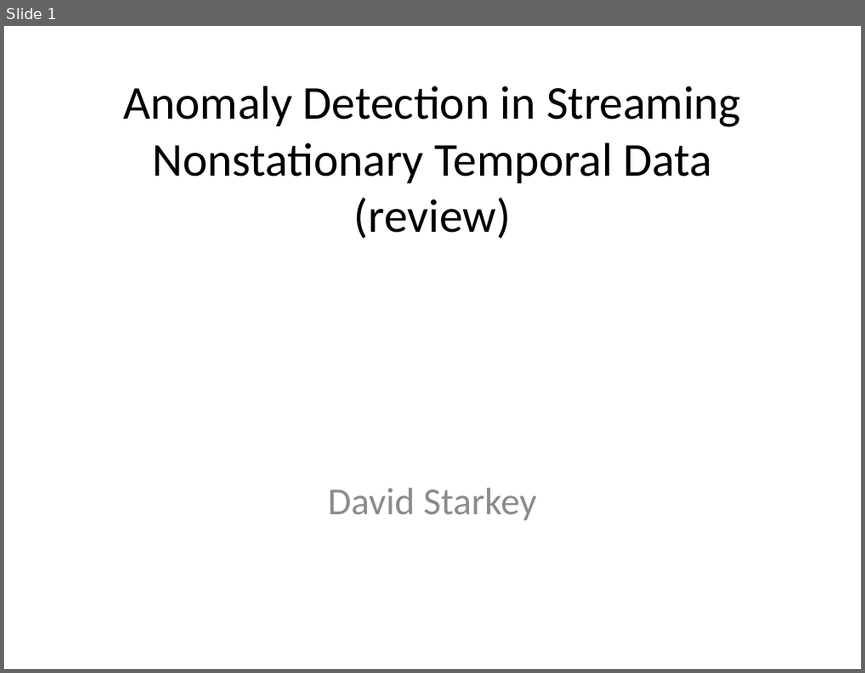
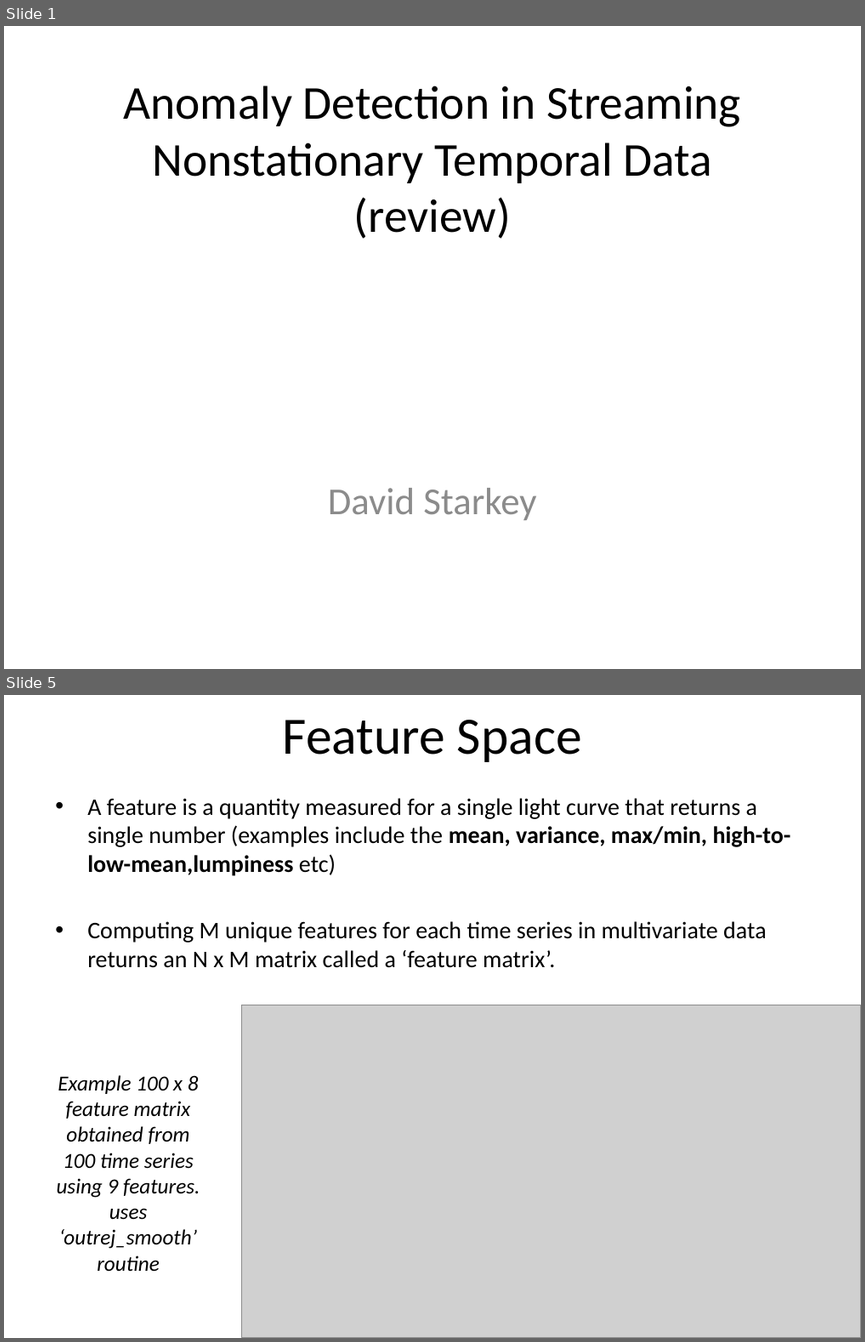
Before and after one commit to drds1/projects, a slide deck: outlier_detection/presentation_outlier_rejection.pptx. Shown one above the other, each under a label of ours: slide 1 before the commit, slides 1 and 5 after it; the slides between them are not shown. The pictures are 865x673 and 865x1342 pixels, drawn with LibreOffice and Linux fonts; fonts in the diff are those of the drawing; grey boxes stand for pictures. Boxes give left, top, right and bottom in pixels: in the first picture for what was removed or moved away, otherwise in the second. Text is boxed around its words. In the diff, an @@ line names an element or a change of style, - is before the commit and + after.

```diff
--- a/outlier_detection/presentation_outlier_rejection.pptx
+++ b/outlier_detection/presentation_outlier_rejection.pptx
@@ slide 5 added at bbox=[4, 695, 861, 1338], background #FFFFFF @@
@@ title added at bbox=[283, 720, 582, 762], 44 pt, text #000000 @@
+Feature Space
@@ text added at bbox=[87, 798, 791, 968], 20 pt, text #000000 @@
+• A feature is a quantity measured for a single light curve that returns a single number (examples include the mean, variance, max/min, high-to-low-mean,lumpiness etc)
+• Computing M unique features for each time series in multivariate data returns an N x M matrix called a ‘feature matrix’.
@@ picture added at bbox=[242, 1004, 861, 1338] @@
@@ text added at bbox=[57, 1075, 200, 1270], 18 pt, text #000000, italic @@
+Example 100 x 8 feature matrix obtained from 100 time series using 9 features.
+uses ‘outrej_smooth’ routine
```
Also in this commit, not shown: 8 other slides added, 2 slides removed, 4 other files.
